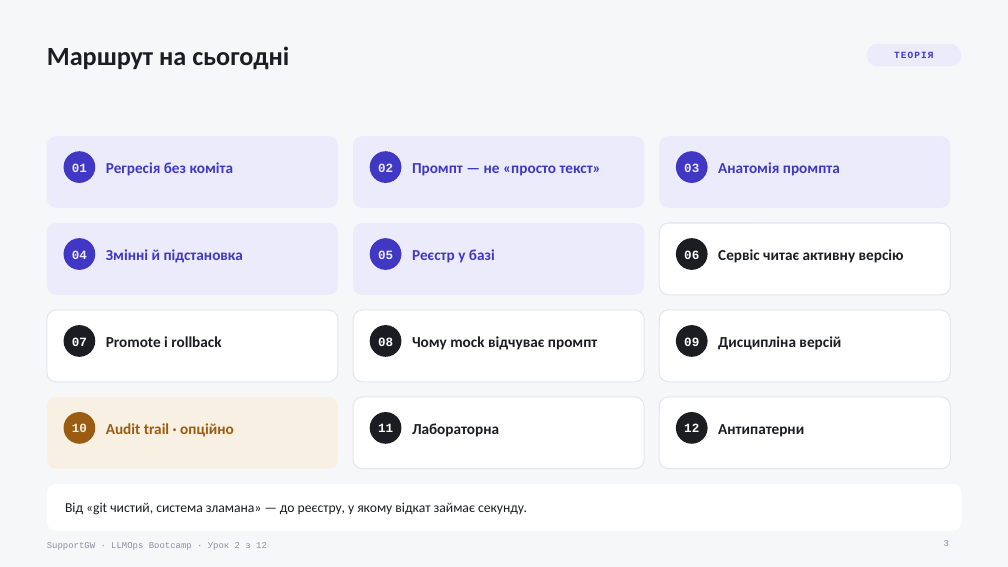
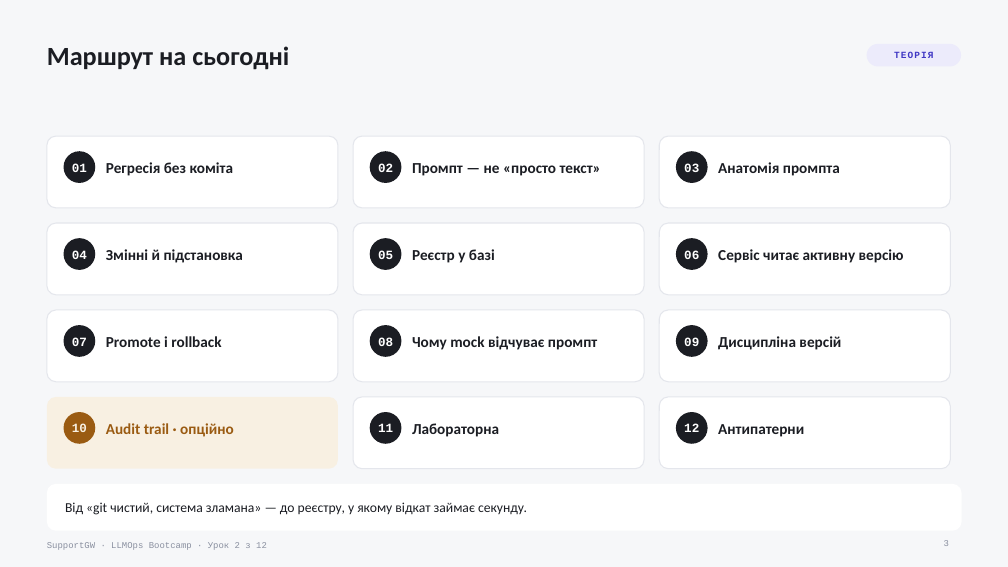
Before and after one commit to TarasFedorenkoFTV/llmops-bootcamp, a slide deck: slide 3 of docs/decks/L02.pptx. Drawn at 1008x567 pixels with LibreOffice and Linux fonts; fonts in the diff are those of the drawing. Boxes give left, top, right and bottom in pixels: in the first picture for what was removed or moved away, otherwise in the second. Text is boxed around its words. In the diff, an @@ line names an element or a change of style, - is before the commit and + after.

```diff
--- a/docs/decks/L02.pptx
+++ b/docs/decks/L02.pptx
@@ fill #ECEBFB to #FFFFFF; outline none to #E4E6EC 1 pt in 5 elements at bbox=[47, 136, 338, 208], bbox=[353, 136, 644, 208], bbox=[659, 136, 951, 208], bbox=[47, 223, 338, 295], bbox=[353, 223, 644, 295] @@
@@ text colour #ECEBFB to #FFFFFF in 5 elements at bbox=[72, 163, 87, 172], bbox=[378, 163, 393, 172], bbox=[684, 163, 699, 172], bbox=[72, 250, 87, 259], bbox=[378, 250, 393, 259] @@
@@ fill #4038C4 to #1B1D23 in 5 elements at bbox=[64, 151, 95, 183], bbox=[370, 151, 402, 183], bbox=[676, 151, 708, 183], bbox=[64, 238, 95, 270], bbox=[370, 238, 402, 270] @@
@@ text colour #4038C4 to #1B1D23 in 5 elements at bbox=[106, 162, 234, 176], bbox=[412, 163, 601, 176], bbox=[718, 162, 840, 176], bbox=[106, 249, 243, 263], bbox=[412, 249, 495, 263] @@
```
Also in this commit, not shown: 23 other files.
